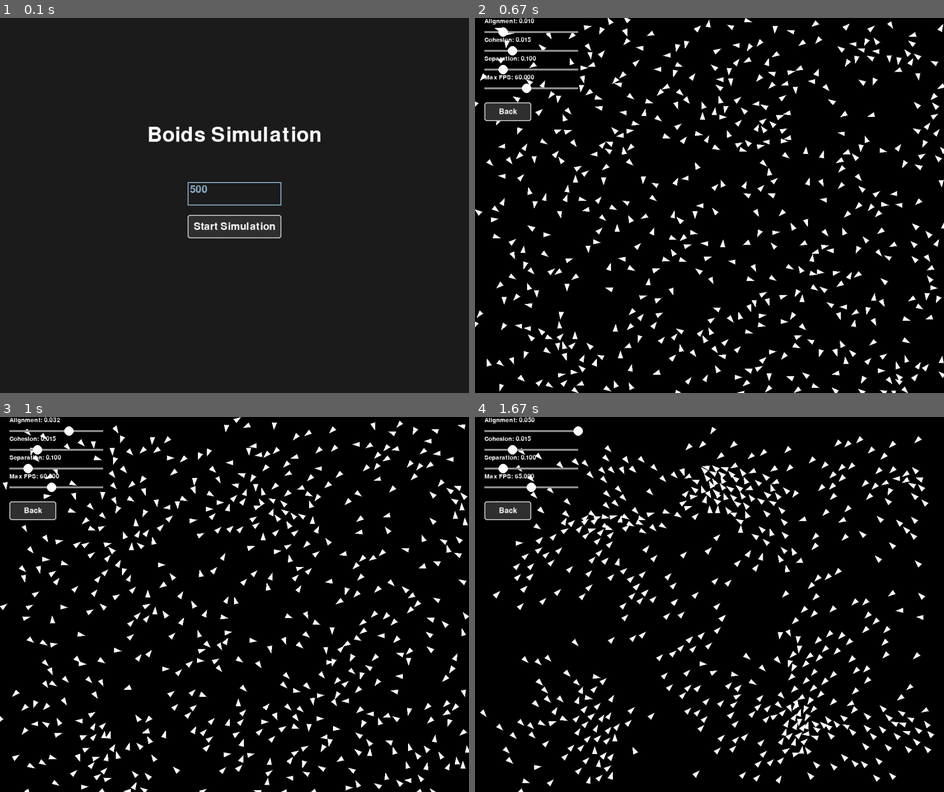
Above: before the commit, frames 1-4 (two rows, left to right).
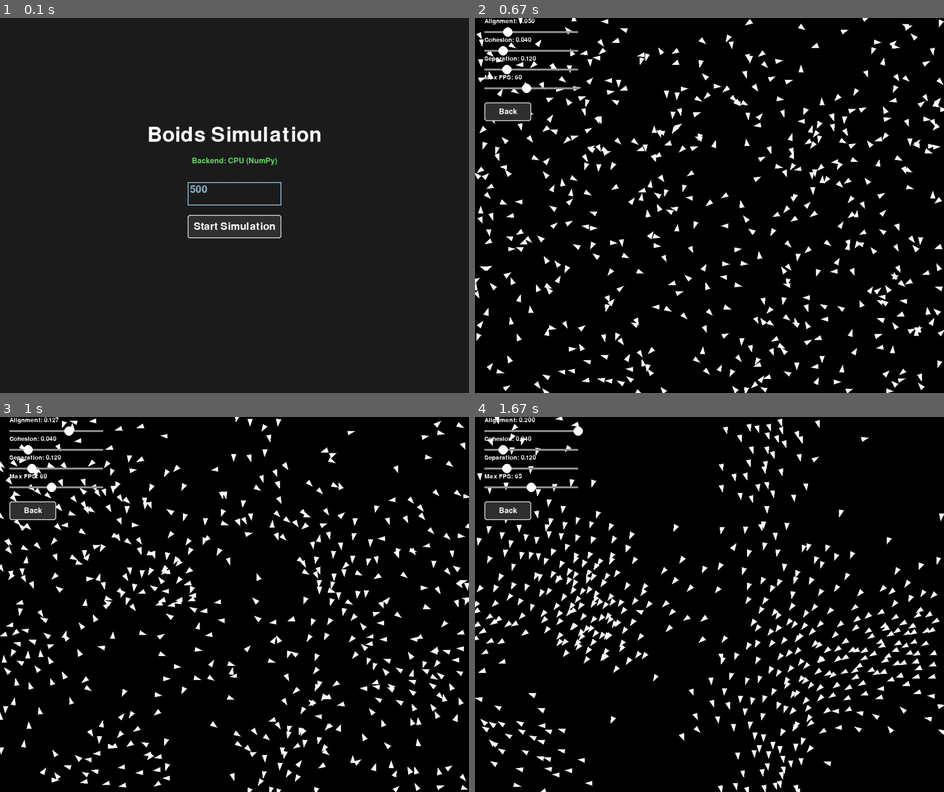
Above: after the commit, the same moments.

Repository: z-Ash-z/Boids_algorithm
Game: pygame game, started from Runner.py
Two runs of this game, one before a commit and one after it. Both use one fixed random seed, a clock stepped at 60 frames per second and the inputs below.
Inputs (mouse positions are in pixels of both pictures, inside the frame that each line leads up to):
- Up to frame 1 (0.1 s): no input
- Up to frame 2 (0.67 s): press the mouse at (709, 228) at 0.37 s; move the mouse to (714, 273) at 0.47 s; release the mouse at (723, 318) at 0.6 s
- Up to frame 3 (1 s): press the mouse at (56, 432) at 0.7 s; move the mouse to (60, 570) at 0.8 s; release the mouse at (70, 713) at 0.93 s
- Up to frame 4 (1.67 s): press the mouse at (531, 432) at 1.03 s; move the mouse to (573, 488) at 1.13 s; release the mouse at (611, 544) at 1.27 s; click (531, 488) at 1.38 s

The runs differ from the first frame. In frame 1, 0.2% of the frame differs, in the area x 41-60%, y 37-40%; in frame 2, 13%; in frame 3, 13%; in frame 4, 13%, in the area x 0-100%, y 0-100%.

Commit message:
feat: Enhance Boids simulation with improved steering dynamics and UI sliders for parameter control

Diff:
--- a/Runner.py
+++ b/Runner.py
@@ -38,13 +38,12 @@
     start_btn = Button(cx - 100, cy + 20, 200, 50, "Start Simulation", start_sim)
 
     # --- Simulation UI ---
-    # Sliders for Alignment, Cohesion, Separation
-    # Range: 0.0 to 0.1 (approx)
-    slider_align = Slider(20, 20, 200, 20, 0.0, 0.05, 0.01, "Alignment")
-    slider_coh = Slider(20, 60, 200, 20, 0.0, 0.05, 0.015, "Cohesion")
-    slider_sep = Slider(20, 100, 200, 20, 0.0, 0.5, 0.1, "Separation")
-    # FPS Slider: 10 to 120 FPS, default 60
-    slider_fps = Slider(20, 140, 200, 20, 10, 120, 60, "Max FPS")
+    # Sliders for Alignment, Cohesion, Separation (Reynolds Steering)
+    slider_align = Slider(20, 20, 200, 20, 0.0, 0.20, 0.05, "Alignment")
+    slider_coh = Slider(20, 60, 200, 20, 0.0, 0.20, 0.04, "Cohesion")
+    slider_sep = Slider(20, 100, 200, 20, 0.0, 0.50, 0.12, "Separation")
+    # FPS Slider: 10 to 120 FPS, default 60 (integer)
+    slider_fps = Slider(20, 140, 200, 20, 10, 120, 60, "Max FPS", is_int=True)
 
     def back_to_menu():
         nonlocal current_state
@@ -99,10 +98,17 @@
             title_rect = title.get_rect(center=(stage.WIDTH//2, stage.HEIGHT//2 - 150))
             stage.screen.blit(title, title_rect)
 
+            # Draw Device Info
+            sub_font = pygame.font.Font(None, 24)
+            dev_str = f"Backend: {Boids.get_default_device_name()}"
+            dev_surf = sub_font.render(dev_str, True, (100, 220, 100))
+            dev_rect = dev_surf.get_rect(center=(stage.WIDTH//2, stage.HEIGHT//2 - 95))
+            stage.screen.blit(dev_surf, dev_rect)
+
             input_box.draw(stage.screen)
             start_btn.draw(stage.screen)
 
-            pygame.display.flip()
+            stage.show("Boids Simulation - Menu")
 
         elif current_state == STATE_SIMULATION:
             # Update Boid Parameters from Sliders
@@ -122,7 +128,9 @@
                 slider_fps.draw(stage.screen)
                 back_btn.draw(stage.screen)
 
-                stage.show("Boids Algorithm") # This flips display
+                # Show live FPS in title
+                fps_val = stage.clock.get_fps()
+                stage.show(f"Boids Algorithm - {fps_val:.1f} FPS [{boids.device_name}]")
 
                 # Cap FPS
                 stage.clock.tick(int(slider_fps.get_value()))
--- a/Utils/Boids.py
+++ b/Utils/Boids.py
@@ -1,138 +1,195 @@
 from __future__ import annotations
 import numpy as np
 
+# Try importing CuPy for CUDA GPU acceleration
+try:
+    import cupy as cp
+    CUDA_AVAILABLE = cp.cuda.is_available() and cp.cuda.runtime.getDeviceCount() > 0
+except Exception:
+    CUDA_AVAILABLE = False
+    cp = None
+
+
 class Boids:
 
-    def __init__(self, num_boids: int, width: int, height: int) -> None:
+    def __init__(self, num_boids: int, width: int, height: int, device: str = 'auto') -> None:
         """
-        The Boids class that manages all boids using NumPy for optimized performance.
+        The Boids class that manages all boids with Craig Reynolds steering aerodynamics,
+        toroidal wrap-aware perception, and automatic CUDA GPU / optimized CPU execution.
 
         Args:
             num_boids: The number of boids to simulate.
             width: The width of the stage in pixels.
             height: The height of the stage in pixels.
+            device: 'cuda', 'cpu', or 'auto' (defaults to 'cuda' if available).
         """
         self.num_boids = num_boids
         self.WIDTH = width
         self.HEIGHT = height
 
-        # Initialize positions, velocities, and accelerations
-        self.positions = np.random.rand(num_boids, 2) * np.array([width, height])
-        self.velocities = np.random.uniform(-1, 1, (num_boids, 2))
-        self.accelerations = np.zeros((num_boids, 2))
+        # Determine execution device
+        if device == 'auto':
+            self.use_cuda = CUDA_AVAILABLE
+        elif device == 'cuda':
+            if not CUDA_AVAILABLE:
+                print("Warning: CUDA requested but not available. Falling back to CPU.")
+            self.use_cuda = CUDA_AVAILABLE
+        else:
+            self.use_cuda = False
 
-        # Constants
-        self.ALIGNMENT_RADIUS = 100
-        self.COHESION_RADIUS = 200
-        self.SEPERATION_RADIUS = 20
+        self.xp = cp if self.use_cuda else np
 
-        self.MAX_ALIGNMENT_FORCE = 0.01
-        self.MAX_COHESION_FORCE = 0.015
-        self.MAX_SEPERATION_FORCE = 0.1
-        self.MAX_SPEED = 1.0
+        # Flocking perception & force parameters (Reynolds Steering)
+        self.ALIGNMENT_RADIUS = 100.0
+        self.COHESION_RADIUS = 180.0
+        self.SEPERATION_RADIUS = 35.0
+
+        self.MAX_ALIGNMENT_FORCE = 0.05
+        self.MAX_COHESION_FORCE = 0.04
+        self.MAX_SEPERATION_FORCE = 0.12
+
+        # Aerodynamic speed limits
+        self.MIN_SPEED = 1.5
+        self.MAX_SPEED = 4.0
+
+        # Field of View (FOV): 270 degrees (leaving a 90-degree blind spot behind the tail)
+        self.FOV_DEGREES = 270.0
+        self.cos_half_fov = float(np.cos(np.radians(self.FOV_DEGREES / 2.0)))
+
+        # Initialize positions and velocities
+        init_pos = np.random.rand(num_boids, 2).astype(np.float32) * np.array([width, height], dtype=np.float32)
+        init_vel = np.random.uniform(-1.0, 1.0, (num_boids, 2)).astype(np.float32)
+        # Normalize to cruising speed
+        speeds = np.linalg.norm(init_vel, axis=1, keepdims=True)
+        init_vel = (init_vel / np.maximum(speeds, 1e-6)) * 2.5
+
+        if self.use_cuda:
+            self.positions = cp.asarray(init_pos)
+            self.velocities = cp.asarray(init_vel)
+            self.accelerations = cp.zeros((num_boids, 2), dtype=cp.float32)
+            self._host_positions = init_pos
+            self._host_velocities = init_vel
+        else:
+            self.positions = init_pos
+            self.velocities = init_vel
+            self.accelerations = np.zeros((num_boids, 2), dtype=np.float32)
+            self._host_positions = self.positions
+            self._host_velocities = self.velocities
+
+    @property
+    def device_name(self) -> str:
+        if self.use_cuda:
+            dev_name = cp.cuda.runtime.getDeviceProperties(0)['name'].decode()
+            return f"CUDA ({dev_name})"
+        return "CPU (NumPy)"
+
+    @staticmethod
+    def get_default_device_name() -> str:
+        if CUDA_AVAILABLE:
+            dev_name = cp.cuda.runtime.getDeviceProperties(0)['name'].decode()
+            return f"CUDA ({dev_name})"
+        return "CPU (NumPy)"
+
+    @staticmethod
+    def _limit_magnitude(xp, vectors, max_mag: float, min_mag: float = 0.0):
+        """
+        Limits vector lengths radially without distorting their heading angles.
+        """
+        norms = xp.linalg.norm(vectors, axis=-1, keepdims=True)
+        safe_norms = xp.maximum(norms, 1e-6)
+        unit = vectors / safe_norms
+        clamped_mag = xp.clip(norms, min_mag, max_mag)
+        return unit * clamped_mag
 
     def flock(self) -> None:
         """
-        Uses alignment, cohesion and separation properties to update accelerations for all boids.
+        Calculates Craig Reynolds steering forces across all boids using
+        toroidal wrap-aware relative coordinates and perception cones.
         """
-        # Reset accelerations
-        self.accelerations = np.zeros_like(self.positions)
+        xp = self.xp
+        pos = self.positions
+        vel = self.velocities
 
-        # Calculate distance matrix (N, N)
-        # Using broadcasting: (N, 1, 2) - (1, N, 2) -> (N, N, 2)
-        pos = self.positions
-        diff = pos[:, np.newaxis, :] - pos[np.newaxis, :, :]
-        dist = np.linalg.norm(diff, axis=2)
+        # 1. Toroidal relative vectors (Minimum Image Convention)
+        # diff points from neighbor j to self i: pos[i] - pos[j]
+        stage_dims = xp.array([self.WIDTH, self.HEIGHT], dtype=xp.float32)
+        diff = pos[:, None, :] - pos[None, :, :]
+        diff = diff - stage_dims * xp.round(diff / stage_dims)
+        dist = xp.linalg.norm(diff, axis=2)
+        xp.fill_diagonal(dist, xp.inf)
 
-        # Avoid self-interaction by setting diagonal to infinity
-        np.fill_diagonal(dist, np.inf)
+        # 2. Field of View (Perception Cone)
+        # Boid headings: (N, 2)
+        speeds = xp.linalg.norm(vel, axis=1, keepdims=True)
+        headings = vel / xp.maximum(speeds, 1e-6)
+        # Vector from self to neighbor is -diff
+        dir_to_nbr = -diff / xp.maximum(dist[:, :, None], 1e-6)
+        cos_angles = (headings[:, None, :] * dir_to_nbr).sum(axis=2)
+        in_fov = cos_angles >= self.cos_half_fov
 
-        # --- Alignment ---
-        # Average velocity of neighbors within radius
-        mask_align = dist < self.ALIGNMENT_RADIUS
+        # --- Alignment (Reynolds Steering: steer toward average neighbor heading) ---
+        mask_align = (dist < self.ALIGNMENT_RADIUS) & in_fov
         counts_align = mask_align.sum(axis=1, keepdims=True)
+        sum_align_vel = mask_align.astype(xp.float32) @ vel
+        avg_spd = xp.linalg.norm(sum_align_vel, axis=1, keepdims=True)
+        desired_align = (sum_align_vel / xp.maximum(avg_spd, 1e-6)) * self.MAX_SPEED
+        steer_align = xp.where(counts_align > 0, desired_align - vel, 0.0)
+        steer_align = self._limit_magnitude(xp, steer_align, self.MAX_ALIGNMENT_FORCE)
 
-        # Sum velocities of neighbors: (N, N) @ (N, 2) -> (N, 2)
-        align_sum = mask_align @ self.velocities
+        # --- Cohesion (Reynolds Steering: steer toward center of mass of neighbors) ---
+        mask_coh = (dist < self.COHESION_RADIUS) & in_fov
+        counts_coh = mask_coh.sum(axis=1, keepdims=True)
+        # Relative center of mass is sum of (-diff) for neighbors
+        sum_rel_pos = (-diff * mask_coh[:, :, None]).sum(axis=1)
+        center_dist = xp.linalg.norm(sum_rel_pos, axis=1, keepdims=True)
+        desired_coh = (sum_rel_pos / xp.maximum(center_dist, 1e-6)) * self.MAX_SPEED
+        steer_coh = xp.where(counts_coh > 0, desired_coh - vel, 0.0)
+        steer_coh = self._limit_magnitude(xp, steer_coh, self.MAX_COHESION_FORCE)
 
-        # Calculate average and apply limit
-        alignment = np.zeros_like(self.velocities)
-        np.divide(align_sum, counts_align, out=alignment, where=counts_align > 0)
-        alignment = self._limit_vector(alignment, self.MAX_ALIGNMENT_FORCE)
+        # --- Separation (Reynolds Steering: smooth inverse-distance repulsion) ---
+        # Separation checks 360 degrees to prevent rear/blind-spot collisions
+        mask_sep = (dist < self.SEPERATION_RADIUS) & (dist > 1e-4)
+        counts_sep = mask_sep.sum(axis=1, keepdims=True)
+        # Weight force smoothly by inverse distance: 1 / max(dist, 0.01)
+        inv_dist_weight = xp.where(mask_sep, 1.0 / xp.maximum(dist, 1e-2), 0.0)
+        repel_force = (diff * inv_dist_weight[:, :, None]).sum(axis=1)
+        repel_mag = xp.linalg.norm(repel_force, axis=1, keepdims=True)
+        desired_sep = (repel_force / xp.maximum(repel_mag, 1e-6)) * self.MAX_SPEED
+        steer_sep = xp.where(counts_sep > 0, desired_sep - vel, 0.0)
+        steer_sep = self._limit_magnitude(xp, steer_sep, self.MAX_SEPERATION_FORCE)
 
-        # --- Cohesion ---
-        # Steer towards average position of neighbors
-        mask_coh = dist < self.COHESION_RADIUS
-        counts_coh = mask_coh.sum(axis=1, keepdims=True)
-
-        coh_sum = mask_coh @ self.positions
-
-        cohesion = np.zeros_like(self.positions)
-        np.divide(coh_sum, counts_coh, out=cohesion, where=counts_coh > 0)
-
-        # Steer towards target (average pos) - current pos
-        # Only apply if we have neighbors (where counts > 0)
-        has_neighbors_coh = counts_coh.flatten() > 0
-        cohesion[has_neighbors_coh] -= self.positions[has_neighbors_coh]
-
-        cohesion = self._limit_vector(cohesion, self.MAX_COHESION_FORCE)
-
-        # --- Separation ---
-        # Steer away from neighbors: sum((self_pos - other_pos) / dist)
-        mask_sep = dist < self.SEPERATION_RADIUS
-        counts_sep = mask_sep.sum(axis=1, keepdims=True)
-
-        # diff is (self - other). We want to normalize by distance.
-        # Avoid division by zero (inf in dist)
-        with np.errstate(divide='ignore', invalid='ignore'):
-            weighted_diff = diff / dist[:, :, np.newaxis]
-
-        # Handle potential NaNs/Infs from 0 distance
-        weighted_diff = np.nan_to_num(weighted_diff)
-
-        # Sum weighted diffs for neighbors
-        # weighted_diff: (N, N, 2), mask_sep: (N, N) -> expand to (N, N, 1)
-        sep_sum = (weighted_diff * mask_sep[:, :, np.newaxis]).sum(axis=1)
-
-        separation = np.zeros_like(self.positions)
-        np.divide(sep_sum, counts_sep, out=separation, where=counts_sep > 0)
-
-        separation = self._limit_vector(separation, self.MAX_SEPERATION_FORCE)
-
-        # --- Combine Forces ---
-        # Original logic: acceleration = separation + cohesion + alignment
-        # Note: The original code accumulated them:
-        # cohesion.add(alignment)
-        # seperation.add(cohesion)
-        # self.acceleration = seperation
-        # So it is indeed the sum.
-
-        self.accelerations = alignment + cohesion + separation
+        self.accelerations = steer_align + steer_coh + steer_sep
 
     def update(self) -> None:
         """
-        Update positions based on velocity and acceleration.
+        Updates velocities with steering accelerations, clamps to [min_speed, max_speed],
+        advances positions, and wraps cleanly across stage edges.
         """
         self.velocities += self.accelerations
-        self.velocities = self._limit_vector(self.velocities, self.MAX_SPEED)
+        # Radial magnitude clamp with cruising speed
+        self.velocities = self._limit_magnitude(self.xp, self.velocities, self.MAX_SPEED, self.MIN_SPEED)
         self.positions += self.velocities
         self._edges()
 
+        # Cache host copies for Pygame rendering
+        if self.use_cuda:
+            self._host_positions = self.positions.get()
+            self._host_velocities = self.velocities.get()
+        else:
+            self._host_positions = self.positions
+            self._host_velocities = self.velocities
+
     def _edges(self) -> None:
         """
-        Wrap positions around the stage edges.
+        Clean toroidal screen wrapping using modulo.
         """
-        self.positions[:, 0] = np.where(self.positions[:, 0] >= self.WIDTH, 0, self.positions[:, 0])
-        self.positions[:, 0] = np.where(self.positions[:, 0] <= 0, self.WIDTH, self.positions[:, 0])
-        self.positions[:, 1] = np.where(self.positions[:, 1] >= self.HEIGHT, 0, self.positions[:, 1])
-        self.positions[:, 1] = np.where(self.positions[:, 1] <= 0, self.HEIGHT, self.positions[:, 1])
-
-    def _limit_vector(self, vectors: np.ndarray, limit: float) -> np.ndarray:
-        """
-        Limit the components of vectors to [-limit, limit].
-        Matches the original Vector.limit behavior (component-wise clamping).
-        """
-        return np.clip(vectors, -limit, limit)
+        self.positions[:, 0] = self.positions[:, 0] % self.WIDTH
+        self.positions[:, 1] = self.positions[:, 1] % self.HEIGHT
 
     def get_positions(self) -> np.ndarray:
-        return self.positions
+        """Returns positions as a NumPy array on the host CPU for rendering."""
+        return self._host_positions
+
+    def get_velocities(self) -> np.ndarray:
+        """Returns velocities as a NumPy array on the host CPU for rendering."""
+        return self._host_velocities
--- a/Utils/StagePygame.py
+++ b/Utils/StagePygame.py
@@ -25,7 +25,7 @@
         self.screen.fill((0, 0, 0))  # Clear screen
 
         positions = boids.get_positions()
-        velocities = boids.velocities
+        velocities = boids.get_velocities()
 
         # Vectorized angle calculation
         angles = np.arctan2(velocities[:, 1], velocities[:, 0])
@@ -58,11 +58,11 @@
         vertices = offsets + positions[:, np.newaxis, :]
 
         # Draw polygons
-        # We still need to iterate because pygame.draw.polygon draws one polygon at a time
-        # But the math is now done in C (NumPy)
         for v in vertices:
             pygame.draw.polygon(self.screen, (255, 255, 255), v)
 
     def show(self, window_name: str = "Stage") -> None:
-        pygame.display.set_caption(window_name)
+        if getattr(self, '_last_caption', None) != window_name:
+            pygame.display.set_caption(window_name)
+            self._last_caption = window_name
         pygame.display.flip()
--- a/Utils/UI.py
+++ b/Utils/UI.py
@@ -38,20 +38,18 @@
         screen.blit(txt_surf, text_rect)
 
 class Slider(UIElement):
-    def __init__(self, x, y, w, h, min_val, max_val, initial_val, label):
+    def __init__(self, x, y, w, h, min_val, max_val, initial_val, label, is_int: bool = False):
         super().__init__(x, y, w, h, font_size=20)
         self.min_val = min_val
         self.max_val = max_val
-        self.val = initial_val
+        self.is_int = is_int
+        self.val = int(round(initial_val)) if is_int else initial_val
         self.label = label
         self.dragging = False
-
-        # Handle width/height: h is mostly for the track thickness?
-        # Let's make h the hit area height, but draw a thin line.
         self.handle_radius = h // 2
 
     def get_value(self):
-        return self.val
+        return int(self.val) if self.is_int else self.val
 
     def handle_event(self, event):
         if event.type == pygame.MOUSEBUTTONDOWN:
@@ -70,11 +68,16 @@
         # Normalize to 0-1
         ratio = (x - self.rect.left) / self.rect.width
         # Map to value
-        self.val = self.min_val + ratio * (self.max_val - self.min_val)
+        val = self.min_val + ratio * (self.max_val - self.min_val)
+        if self.is_int:
+            self.val = int(round(val))
+        else:
+            self.val = val
 
     def draw(self, screen):
         # Draw Label
-        label_surf = self.font.render(f"{self.label}: {self.val:.3f}", True, (255, 255, 255))
+        val_str = f"{int(self.val)}" if self.is_int else f"{self.val:.3f}"
+        label_surf = self.font.render(f"{self.label}: {val_str}", True, (255, 255, 255))
         screen.blit(label_surf, (self.rect.x, self.rect.y - 20))
 
         # Draw Track
